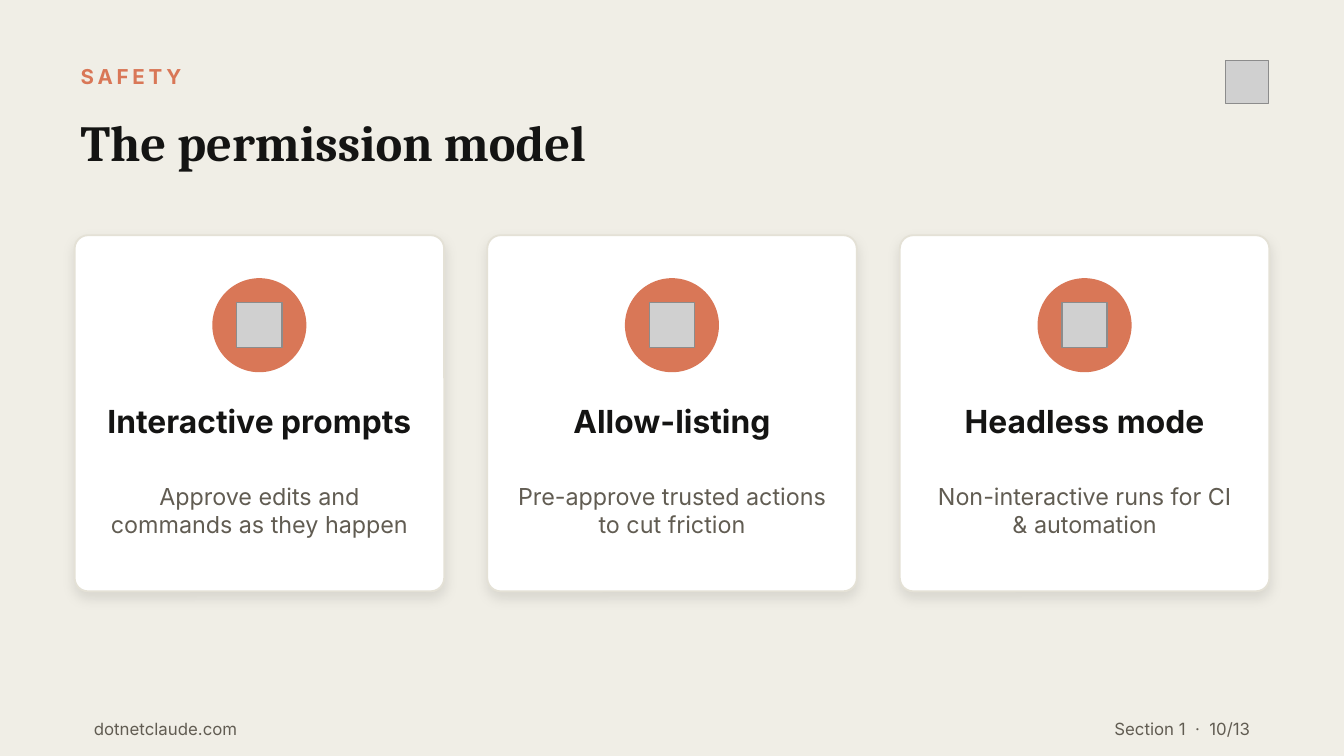
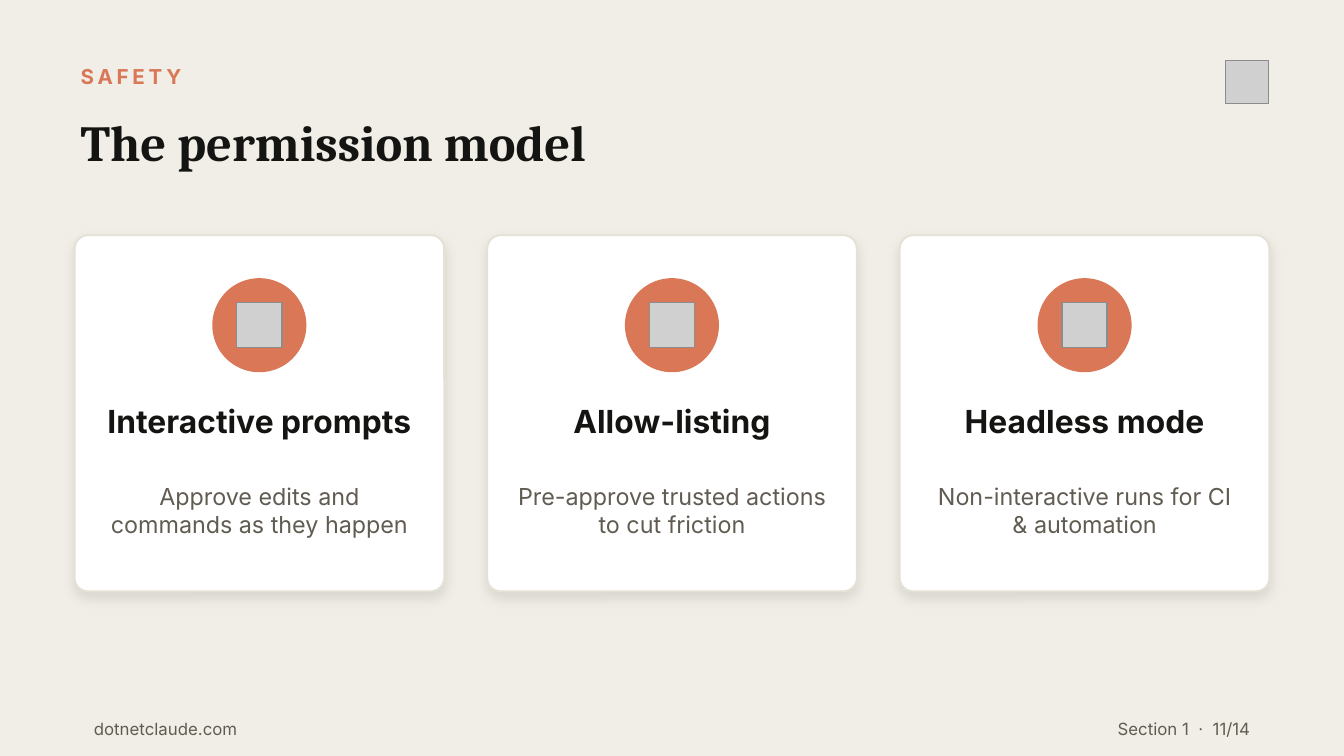
Before and after one commit to cwoodruff/dotnet-claude-workshop-content, a slide deck: slide 11 of decks/Day 1/Section1-Foundations-Claude-Code-CLI.pptx (slide 10 before the commit). Drawn at 1344x756 pixels with LibreOffice and Linux fonts; fonts in the diff are those of the drawing; grey boxes stand for pictures. Boxes give left, top, right and bottom in pixels: in the first picture for what was removed or moved away, otherwise in the second. Text is boxed around its words. In the diff, an @@ line names an element or a change of style, - is before the commit and + after.

```diff
--- a/decks/Day 1/Section1-Foundations-Claude-Code-CLI.pptx
+++ b/decks/Day 1/Section1-Foundations-Claude-Code-CLI.pptx
@@ text at (x1=1118, y1=722, x2=1250, y2=737): text changed @@
-Section 1 · 10/13
+Section 1 · 11/14
```
Also in this commit, not shown: 12 other slides changed, 1 slide added, 1 other file.
